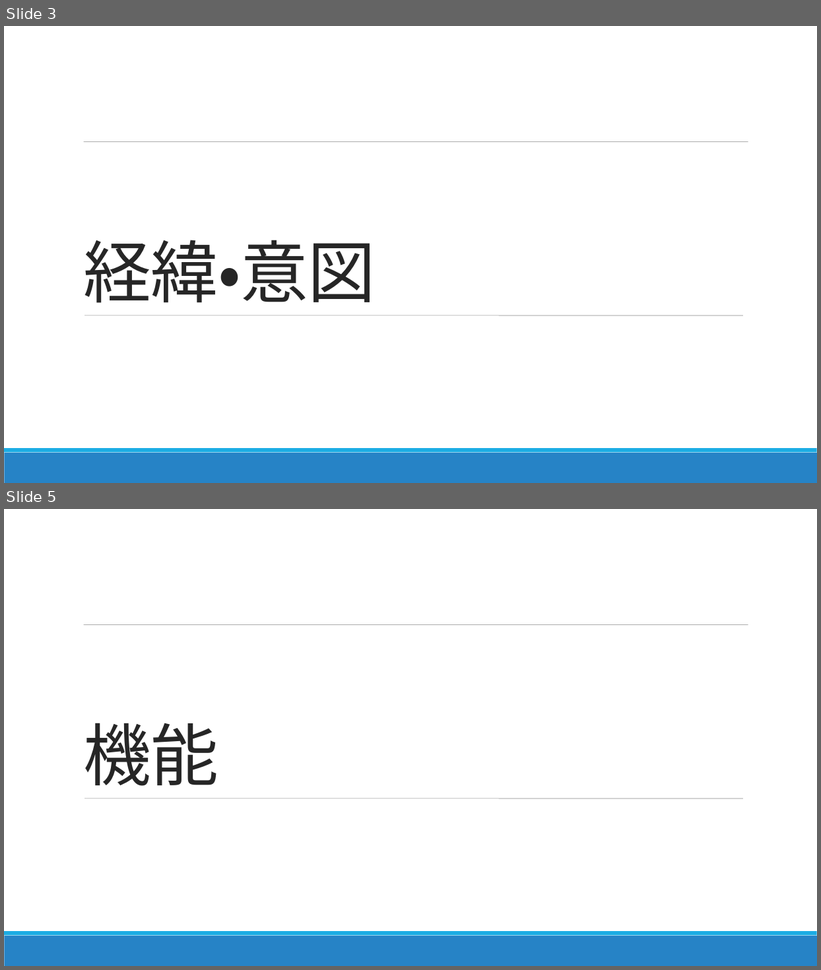
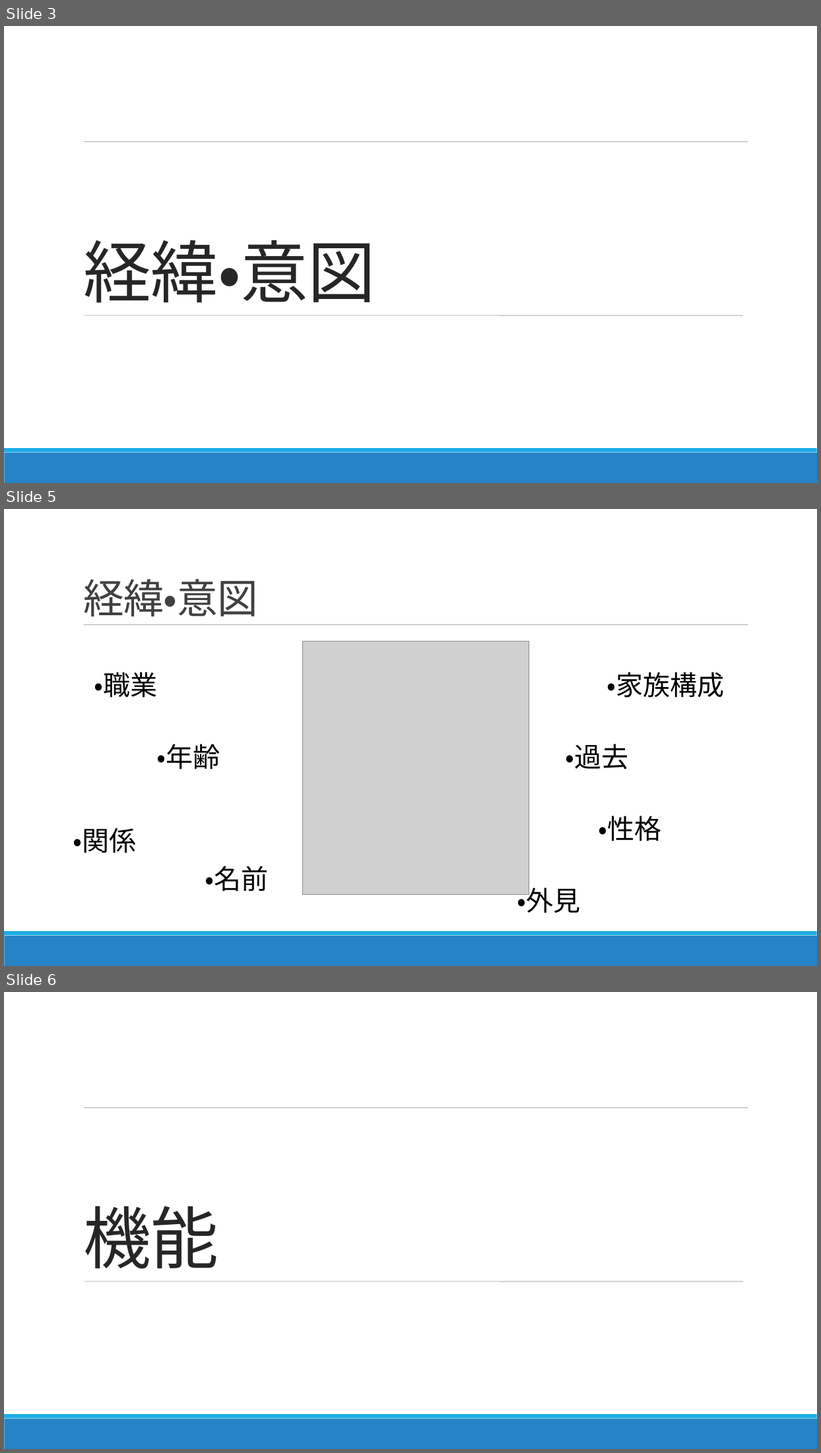
Before and after one commit to exitanz/graph, a slide deck: ゼミ用/99その他/卒研発表用/卒業研究発表資料 パワポ.odp. Shown one above the other, each under a label of ours: slides 3 and 5 before the commit, slides 3, 5 and 6 after it; the slides between them are not shown. The pictures are 821x970 and 821x1453 pixels, drawn with LibreOffice and Linux fonts; fonts in the diff are those of the drawing; grey boxes stand for pictures. Boxes give left, top, right and bottom in pixels: in the first picture for what was removed or moved away, otherwise in the second. Text is boxed around its words. In the diff, an @@ line names an element or a change of style, - is before the commit and + after.

```diff
--- a/ゼミ用/99その他/卒研発表用/卒業研究発表資料 パワポ.odp
+++ b/ゼミ用/99その他/卒研発表用/卒業研究発表資料 パワポ.odp
@@ slide 5 added at (x1=4, y1=509, x2=817, y2=966), background #FFFFFF; not listed: 3 template elements that a slide beside it also shows @@
@@ title added at (x1=83, y1=579, x2=258, y2=617), 48 pt, text #404040 @@
+経緯・意図
@@ picture added at (x1=303, y1=642, x2=529, y2=896) @@
@@ text added at (x1=94, y1=672, x2=157, y2=698), 32 pt, text #000000 @@
+・職業
@@ text added at (x1=607, y1=672, x2=725, y2=698), 32 pt, text #000000 @@
+・家族構成
@@ text added at (x1=157, y1=744, x2=220, y2=770), 32 pt, text #000000 @@
+・年齢
@@ text added at (x1=565, y1=744, x2=628, y2=770), 32 pt, text #000000 @@
+・過去
@@ text added at (x1=598, y1=816, x2=661, y2=842), 32 pt, text #000000 @@
+・性格
@@ text added at (x1=73, y1=828, x2=136, y2=854), 32 pt, text #000000 @@
+・関係
@@ text added at (x1=205, y1=866, x2=268, y2=892), 32 pt, text #000000 @@
+・名前
@@ text added at (x1=517, y1=883, x2=580, y2=914), 32 pt, text #000000 @@
+・外見
@@ what was slide 5 is now slide 6 @@
```
Also in this commit, not shown: 1 slide changed, 2 other files.
